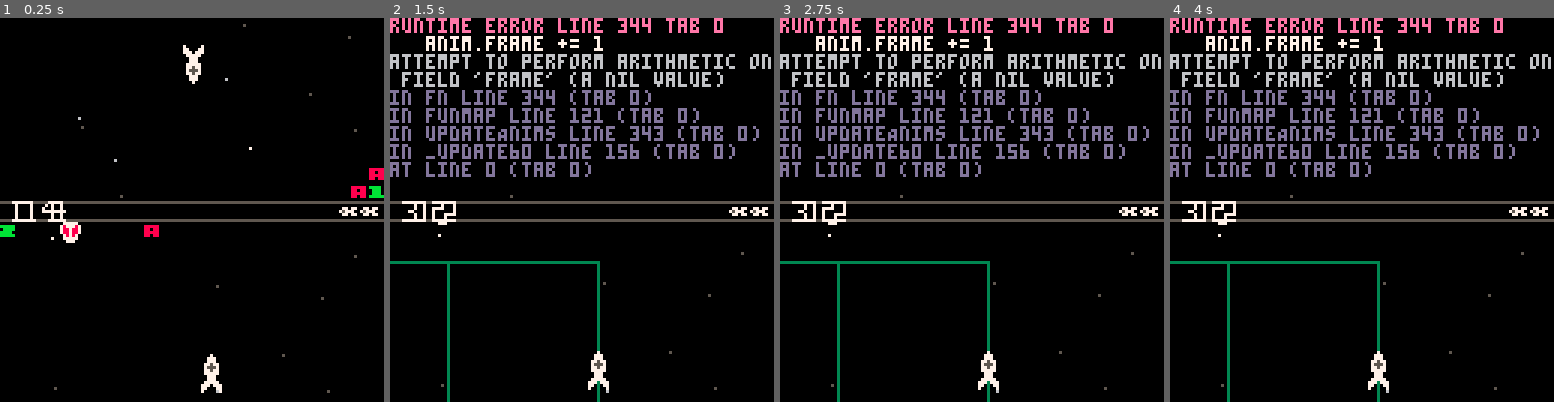
Above: before the commit, frames 1-4 (left to right).
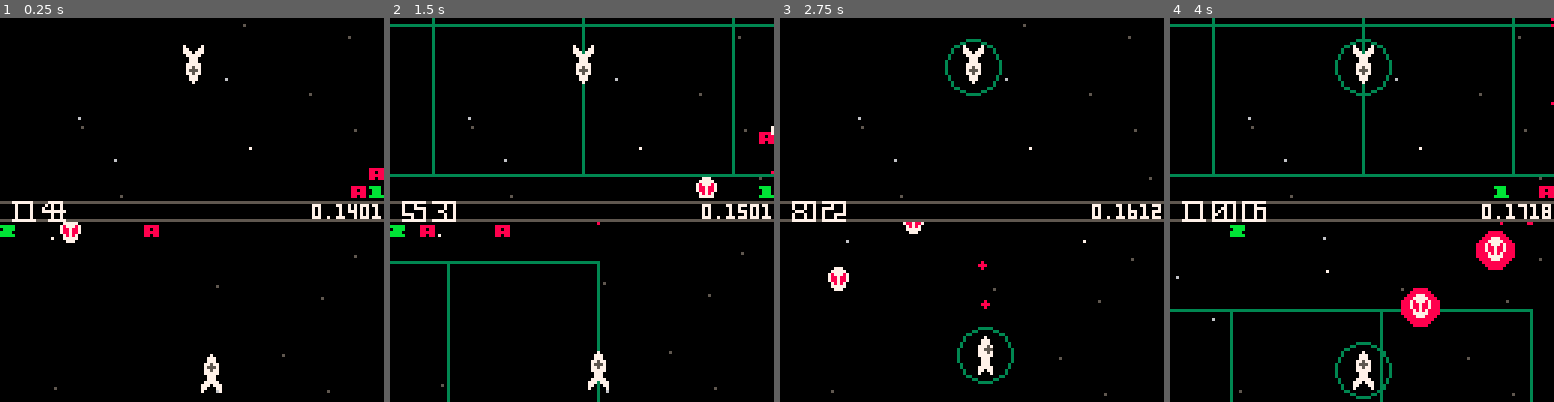
Above: after the commit, the same moments.

Repository: catnipped/friendlyfire
Game: PICO-8 cartridge friendlyfire.p8
The game is run twice, just before and just after one commit, with the same random seed, the same clock (stepped at 60 frames per second) and the same inputs.
Inputs:
- Up to frame 1 (0.25 s): no input
- Up to frame 2 (1.5 s): tap O (Z key) at 0.7 s
- Up to frame 3 (2.75 s): hold Right 1.6-2.1 s; tap O (Z key) at 1.7, 2.1, 2.5 s; hold Up 2.15-2.42 s; hold Right from 2.47 s (still down)
- Up to frame 4 (4 s): tap O (Z key) at 2.9, 3.3, 3.7 s; release Right at 3.03 s; hold Left 3.08-3.58 s; hold Down 3.63-3.97 s

The runs differ from the first frame. In frame 1, 0.3% of the frame differs, in the area x 81-100%, y 48-53%; in frame 2, 14%; in frame 3, 14%; in frame 4, 19%, in the area x 0-100%, y 0-100%.
Error before the commit: runtime error line 344 tab 0; anim.frame += 1; attempt to perform arithmetic on field 'frame' (a nil value)

Commit message:
animations

Diff:
--- a/friendlyfire.p8
+++ b/friendlyfire.p8
@@ -156,7 +156,8 @@
 	lstate.enemies = updateEnemies(lstate.enemies, lstate.time, events)
 	lstate.projectiles = updateProjectiles(lstate.projectiles, events, lstate.players, lstate.enemies)
 	lstate = updateEvents(lstate,events)
-	lstate.animations = updateAnims(lstate)
+	lstate.animations = updateAnims(lstate.animations)
+
 	lstate.time += 1/60
 	if every(10) then lstate.score += flr(rnd(10)) end
 	state = lstate
@@ -263,10 +264,12 @@
 			lproj.x += lproj.vector[1] * lproj.velocity
 			lproj.y += lproj.vector[2] * lproj.velocity
 			local collision = projCollisionCheck(lproj, players, enemies)
-			if collision != nil then
-				add(events, {type = "collision", collision})
+			if collision.x != nil then
+				add(events, {type = "collision", object = collision})
+				printh("delete this")
+			else
+				return lproj
 			end
-			return lproj
 		end)
 		each(lprojs, function (i)
 			if outOfBounds(i,const.limits) then del(lprojs,i) end
@@ -289,12 +292,20 @@
 	collision = {}
 	each(players, function(i)
 		if collisionCheck(i.x,i.y,proj.x,proj.y,i.rad,proj.rad,i.id,proj.id) then
-			collision = {i, proj}
+			printh("collision!")
+			collision = {
+				x = proj.x,
+				y = proj.y,
+			}
 		end
 	end)
 	each(enemies, function(i)
 		if collisionCheck(i.x,i.y,proj.x,proj.y,i.rad,proj.rad,i.id,proj.id) then
-			collision = {i, proj}
+			printh("collision!")
+			collision = {
+				x = proj.x,
+				y = proj.y,
+			}
 		end
 	end)
 	return collision
@@ -302,7 +313,6 @@
 
 function collisionCheck(ax, ay, bx, by, ar, br, aid, bid)
 	if pythagoras(ax, ay, bx, by) < (ar + br) and aid != bid then
-		printh("collision!")
 		return true
 	else
 		return false
@@ -327,7 +337,6 @@
 		add(lstate.projectiles, i.object)
 		local object = spawngfx("flare",i.object.x,i.object.y)
 		add(lstate.animations,object)
-		printh("flare:" .. i.object.x .. "/" .. i.object.y)
 	end)
 
 	local collisions = filter(events, function (i)
@@ -335,22 +344,21 @@
 	end)
 
 	each (collisions, function (i)
-			-- add(lstate.animation,spawngfx("projecol"))
+			local object = spawngfx("projcol",i.object.x,i.object.y)
+			add(lstate.animations,object)
 	end)
 	return lstate
 end
 
 function updateAnims(animations)
-	lanims = animations
-	if #lanims > 0 then
-		lanims = funmap(lanims, function(anim)
-			anim.frame += 1
-			if anim.frame <= anim.runtime then
-				return anim
-			end
-		end)
-	end
-	return lanims
+	local lanims = animations
+	for i in all(lanims) do
+		i.frame += 1
+	end
+	local lanims2 = filter(lanims, function(i)
+		return i.frame < i.runtime
+	end)
+	return lanims2
 end
 
 -->8
@@ -363,10 +371,10 @@
 	rect(-1,61,128,67,5)
 	-- pal(7,0)
 	drawScore("" .. state.score ,4,60)
-	spr(3,120,62)
-	spr(3,113,62)
+	-- spr(3,120,62)
+	-- spr(3,113,62)
 	pal()
-	-- print(stat(1), 104 , 62 , 0)
+	print(stat(1), 104 , 62 , 7)
 end
 
 function draw_player(p,y1,y2,yoffset)
@@ -408,6 +416,10 @@
 		else
 			spr(16,proj.x-proj.rad,proj.y-proj.rad)
 		end
+	end
+	pal()
+	for anim in all(state.animations) do
+		anim.gfx(anim)
 	end
 
 
@@ -452,12 +464,33 @@
 	gfx = {}
 	if type == "flare" then
 		gfx = {
-			frame = 1,
-			runtime = 2,
+			frame = 0,
+			runtime = 5,
 			x = lx,
 			y = ly,
-			animation = function(gfx)
-				circfill(gfx.x,gfx.y,gfx.runtime-gfx.frame,7)
+			gfx = function(gfx)
+				local clr = 7
+				if every(3,0,2) then clr = 8 end
+				circfill(gfx.x,gfx.y,4-gfx.frame/2,clr)
+			end
+		}
+	end
+	if type == "projcol" then
+		gfx = {
+			frame = 0,
+			runtime = 5,
+			x = lx,
+			y = ly,
+			gfx = function(vector)
+				local clrs = {7,14,11}
+				if vector.x != nil then
+					for i = 1,8 do
+						local rad = i/8
+						local x2 = vector.x + cos(rad) * 10
+						local y2 = vector.y + sin(rad) * 10
+						line(vector.x,vector.y,x2,y2,clrs[flr(rnd(4))])
+					end
+				end
 			end
 		}
 	end
Not shown, added: config.txt
Not shown, added: log.txt
Not shown, added: sdl_controllers.txt
